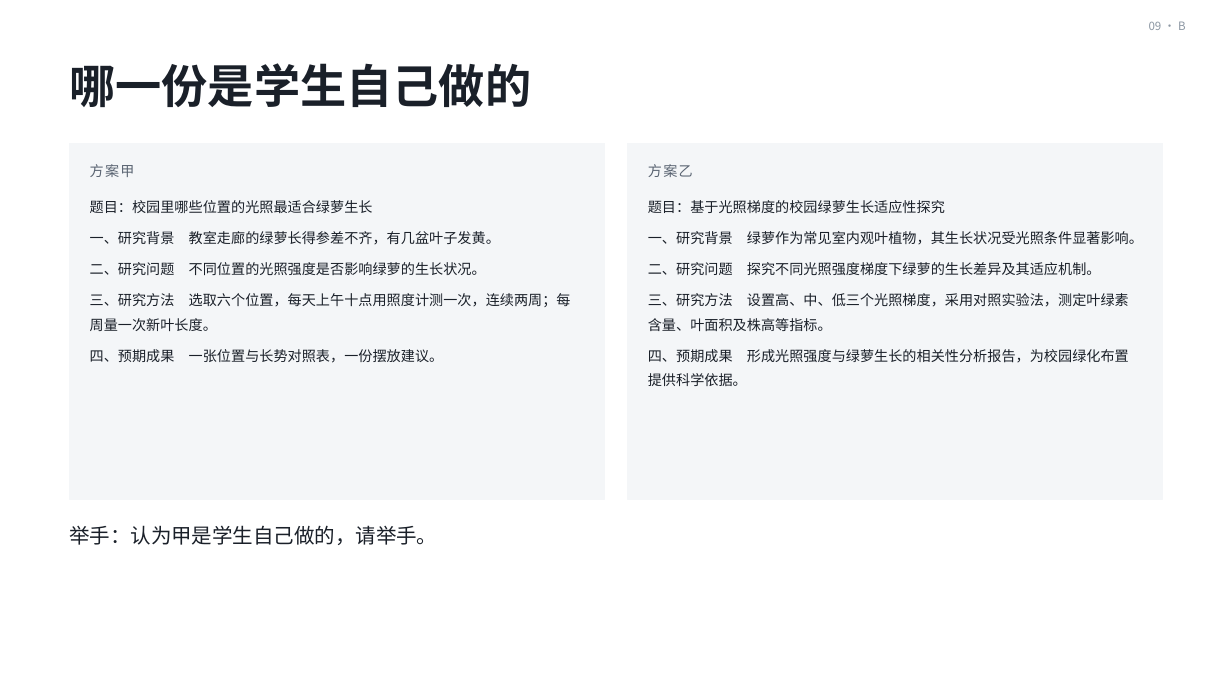
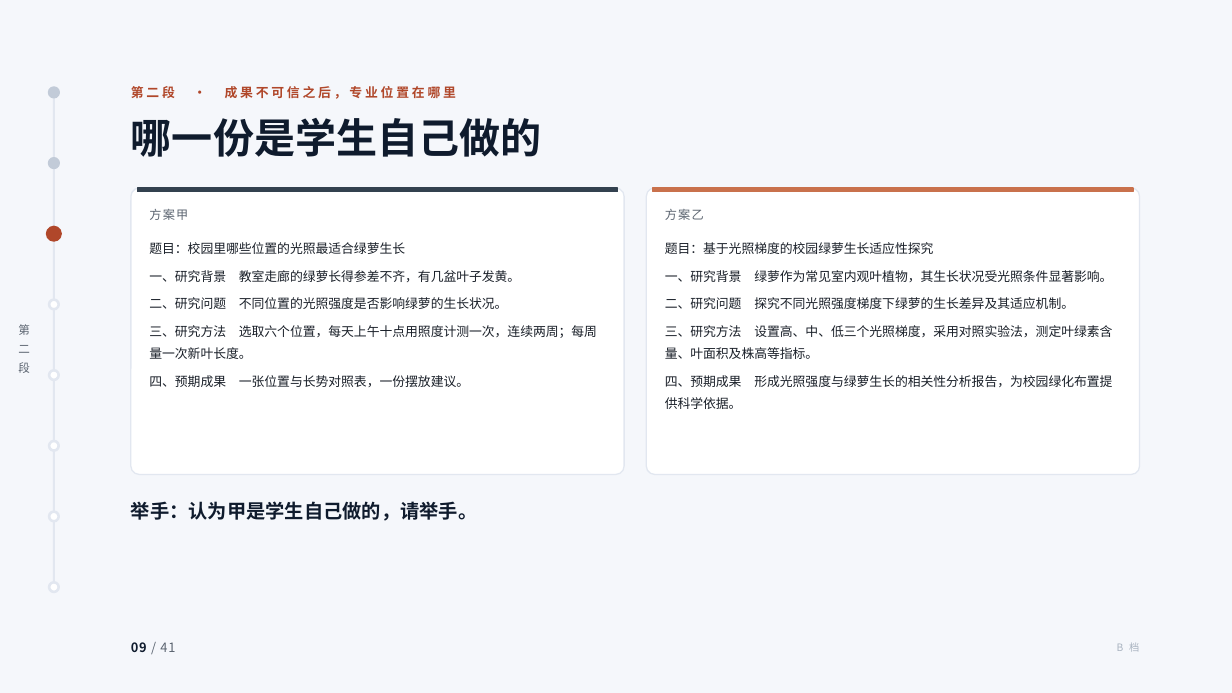
Before and after one commit to tonyxinvip/slides, a slide deck: slide 9 of comprehensive-practice-ai/做中学与综合实践活动.pptx. Drawn at 1232x693 pixels with LibreOffice and Linux fonts; fonts in the diff are those of the drawing. Boxes give left, top, right and bottom in pixels: in the first picture for what was removed or moved away, otherwise in the second. Text is boxed around its words. In the diff, an @@ line names an element or a change of style, - is before the commit and + after.

```diff
--- a/comprehensive-practice-ai/做中学与综合实践活动.pptx
+++ b/comprehensive-practice-ai/做中学与综合实践活动.pptx
@@ background #FFFFFF to #F5F7FB @@
@@ text removed at bbox=[1149, 21, 1186, 30] @@
-09 · B
@@ ellipse added at bbox=[49, 88, 58, 97], fill #C2CBD8, outline #C2CBD8 2 pt @@
@@ text added at bbox=[131, 86, 456, 99], 10 pt, text #B0472A, bold @@
+第二段 · 成果不可信之后，专业位置在哪里
@@ line added from (54, 92) to (54, 587), #E2E7F0 1.5 pt @@
@@ text "哪一份是学生自己做的": place and size @@
-text "哪一份是学生自己做的" at bbox=[69, 63, 531, 107]
+text "哪一份是学生自己做的" at bbox=[131, 118, 542, 157]
@@ text "哪一份是学生自己做的" at bbox=[131, 118, 542, 157]: size 36 to 32 pt, text colour #1A2029 to #0F1B2D @@
@@ rectangle removed at bbox=[69, 143, 604, 499] @@
@@ rectangle removed at bbox=[628, 143, 1163, 499] @@
@@ ellipse added at bbox=[49, 158, 58, 167], fill #C2CBD8, outline #C2CBD8 2 pt @@
@@ rounded rectangle added at bbox=[131, 189, 625, 475], fill #FFFFFF, outline #E2E7F0 1 pt @@
@@ rectangle added at bbox=[138, 189, 618, 192], fill #33414F, outline #33414F 1 pt @@
@@ text "方案甲" at bbox=[149, 209, 188, 220]: size 11 to 9.5 pt, text colour #5A6472 to #5B6470 @@
@@ text "方案甲": place and size @@
-text "方案甲" at bbox=[90, 164, 135, 177]
+text "方案甲" at bbox=[149, 209, 188, 220]
@@ rounded rectangle added at bbox=[646, 189, 1140, 475], fill #FFFFFF, outline #E2E7F0 1 pt @@
@@ rectangle added at bbox=[653, 189, 1133, 192], fill #C9714C, outline #C9714C 1 pt @@
@@ text "方案乙": place and size @@
-text "方案乙" at bbox=[648, 164, 693, 177]
+text "方案乙" at bbox=[665, 209, 704, 220]
@@ text "方案乙" at bbox=[665, 209, 704, 220]: size 11 to 9.5 pt, text colour #5A6472 to #5B6470 @@
@@ ellipse added at bbox=[47, 227, 61, 241], fill #B0472A, outline #B0472A 2 pt @@
@@ text "题目：校园里哪些位置的光照最适合绿萝生长" at bbox=[149, 242, 597, 387]: size 11 to 10 pt; less space between paragraphs @@
@@ text "题目：校园里哪些位置的光照最适合绿萝生长": place and size @@
-text "题目：校园里哪些位置的光照最适合绿萝生长" at bbox=[90, 200, 571, 363]
+text "题目：校园里哪些位置的光照最适合绿萝生长" at bbox=[149, 242, 597, 387]
@@ text "题目：基于光照梯度的校园绿萝生长适应性探究": place and size @@
-text "题目：基于光照梯度的校园绿萝生长适应性探究" at bbox=[648, 200, 1143, 363]
+text "题目：基于光照梯度的校园绿萝生长适应性探究" at bbox=[665, 242, 1112, 409]
@@ text "题目：基于光照梯度的校园绿萝生长适应性探究" at bbox=[665, 242, 1112, 409]: size 11 to 10 pt; less space between paragraphs @@
@@ ellipse added at bbox=[49, 299, 58, 309], fill #FFFFFF, outline #E2E7F0 2 pt @@
@@ text added at bbox=[18, 324, 30, 373], 9 pt, text #5B6470 @@
+第
+二
+段
@@ ellipse added at bbox=[49, 371, 58, 380], fill #FFFFFF, outline #E2E7F0 2 pt @@
@@ ellipse added at bbox=[49, 441, 58, 450], fill #FFFFFF, outline #E2E7F0 2 pt @@
@@ text "举手：认为甲是学生自己做的，请举手。": place and size @@
-text "举手：认为甲是学生自己做的，请举手。" at bbox=[69, 525, 437, 545]
+text "举手：认为甲是学生自己做的，请举手。" at bbox=[131, 501, 477, 521]
@@ text "举手：认为甲是学生自己做的，请举手。" at bbox=[131, 501, 477, 521]: size 16 to 15 pt, text colour #1A2029 to #0F1B2D, bold on @@
@@ ellipse added at bbox=[49, 512, 58, 521], fill #FFFFFF, outline #E2E7F0 2 pt @@
@@ ellipse added at bbox=[49, 582, 58, 592], fill #FFFFFF, outline #E2E7F0 2 pt @@
@@ text added at bbox=[131, 642, 175, 652], 10 pt, text #5B6470 @@
+09 / 41
@@ text added at bbox=[1117, 643, 1139, 652], 8 pt, text #A9B3C0 @@
+B 档
```
Also in this commit, not shown: 38 other slides changed, 2 slides added, 2 slides removed, 16 other files.
